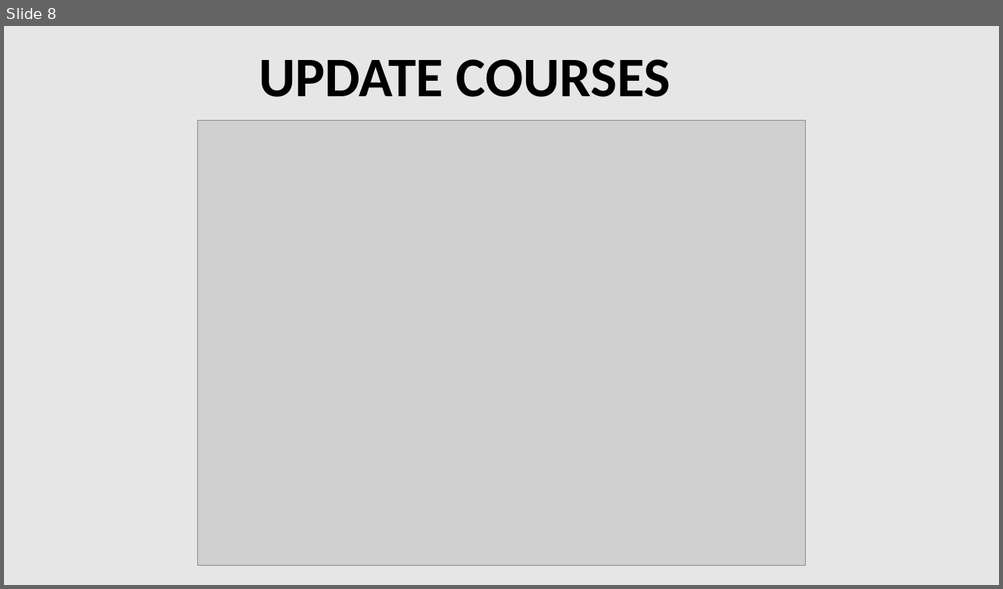
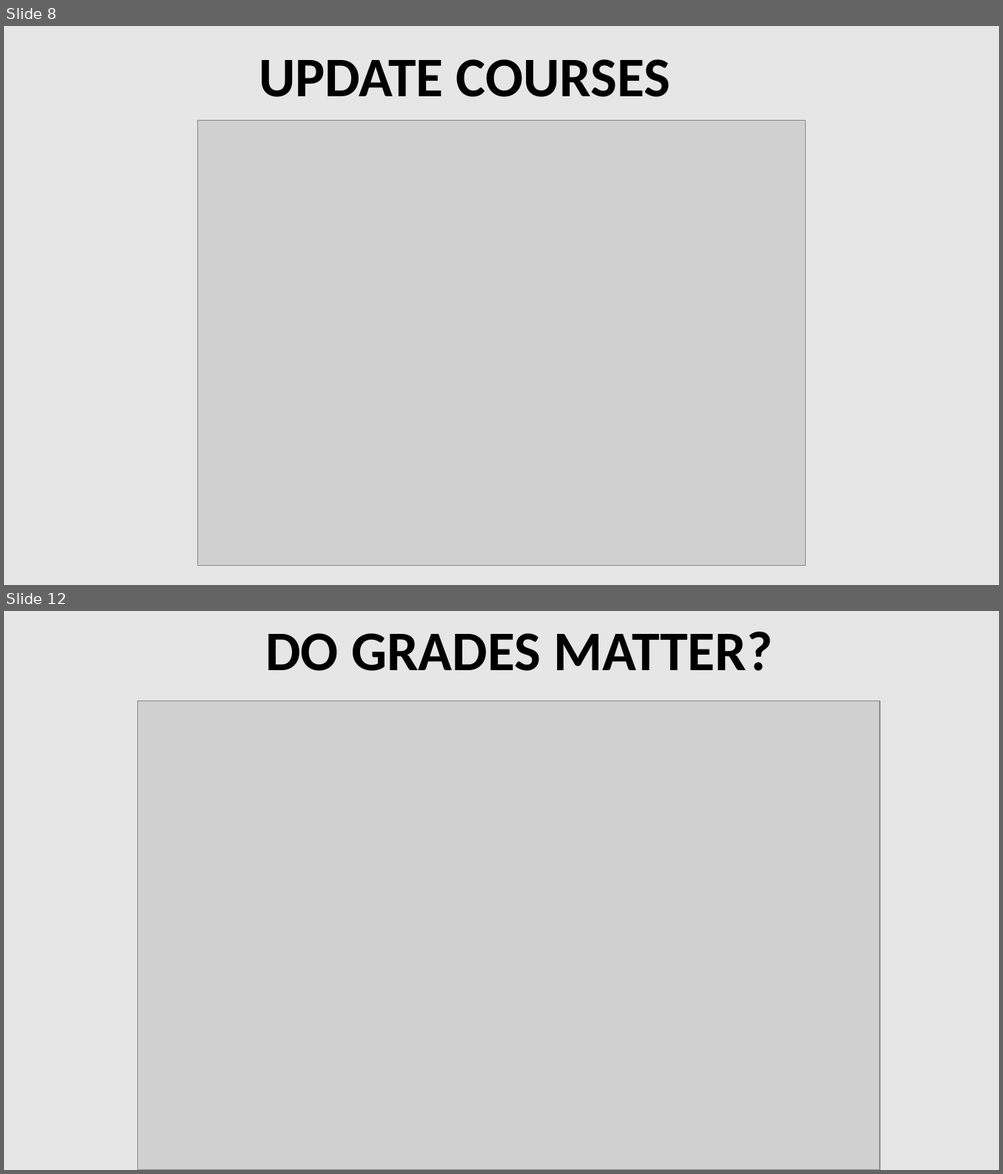
Before and after one commit to survea/INFO5100-GroupWork, a slide deck: GroupPPt_UM.pptx. Shown one above the other, each under a label of ours: slide 8 before the commit, slides 8 and 12 after it; the slides between them are not shown. The pictures are 1003x589 and 1003x1174 pixels, drawn with LibreOffice and Linux fonts; fonts in the diff are those of the drawing; grey boxes stand for pictures. Boxes give left, top, right and bottom in pixels: in the first picture for what was removed or moved away, otherwise in the second. Text is boxed around its words. In the diff, an @@ line names an element or a change of style, - is before the commit and + after.

```diff
--- a/GroupPPt_UM.pptx
+++ b/GroupPPt_UM.pptx
@@ slide 12 added at box(4, 611, 999, 1170), background #E7E6E6 @@
@@ text added at box(265, 632, 772, 671), 54 pt, text #000000, bold @@
+DO GRADES MATTER?
@@ picture added at box(137, 701, 880, 1170) @@
```
Also in this commit, not shown: 6 slides changed, 3 other slides added, 1 other file.
